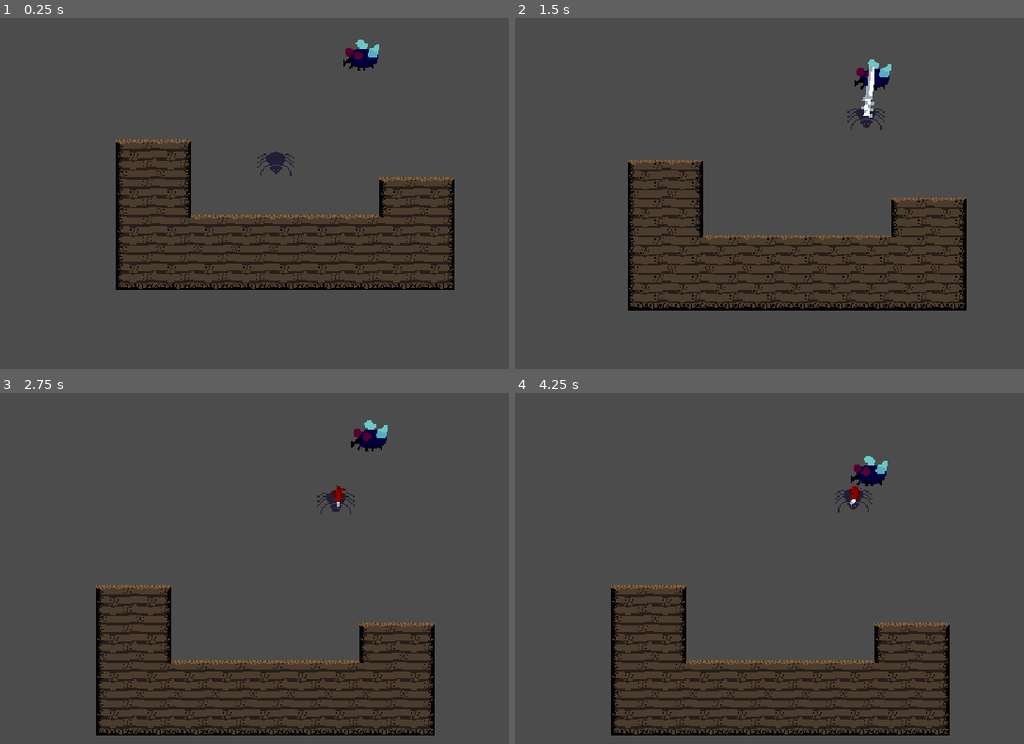
Above: before the commit, frames 1-4 (two rows, left to right).
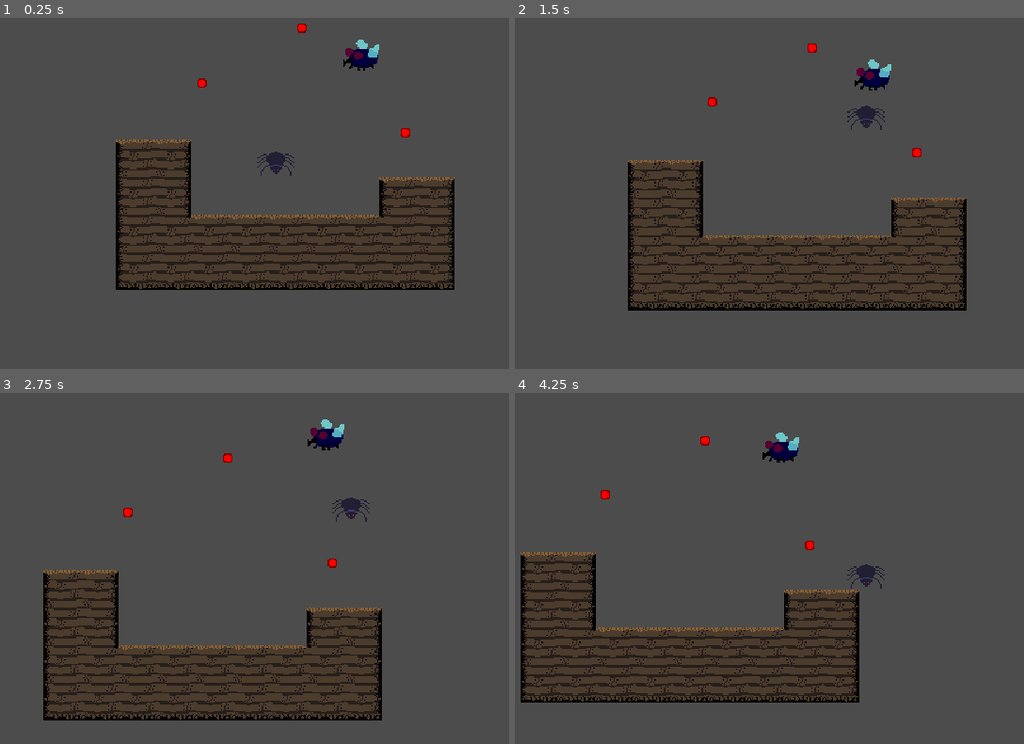
Above: after the commit, the same moments.

Repository: Heckin-Doggo/gmtk-game
Game: Godot game, scene res://levels/TestLevel.tscn
Two runs of this game, one before a commit and one after it. Both use one fixed random seed, a clock stepped at 60 frames per second and the inputs below.
Inputs (mouse positions are in pixels of both pictures, inside the frame that each line leads up to):
- Up to frame 1 (0.25 s): no input
- Up to frame 2 (1.5 s): move the mouse to (876, 53) at 0.52 s; click (876, 53) at 0.67 s; click (876, 53) at 1.42 s
- Up to frame 3 (2.75 s): move the mouse to (341, 487) at 2.02 s; click (341, 487) at 2.17 s
- Up to frame 4 (4.25 s): move the mouse to (856, 487) at 2.77 s; click (856, 487) at 2.92 s; move the mouse to (856, 487) at 3.52 s; click (856, 487) at 3.67 s

The runs differ from the first frame. In frame 1, 0.1% of the frame differs, in the area x 38-81%, y 1-35%; in frame 2, 0.3%; in frame 3, 23%; in frame 4, 29%, in the area x 1-86%, y 11-98%.

Commit message:
hook to pegs and flies only, better code I think, also only left click to add and remove hook

Diff:
--- a/game/Fly.gd
+++ b/game/Fly.gd
@@ -5,6 +5,8 @@
 var original_pos = position
 export var dampening = 10
 export var bounds = 5
+
+var connected_hook
 
 var additional_vector = Vector2.ZERO
 
@@ -15,6 +17,7 @@
 	$RandomMovementTimer.connect("timeout", self, "random_movement")
 	connect("mouse_entered", self, "_on_mouse_entered")
 	connect("mouse_exited", self, "_on_mouse_exited")
+	connect("input_event",  self, "_on_fly_input_event")
 
 
 # Called every frame. 'delta' is the elapsed time since the previous frame.
@@ -33,6 +36,9 @@
 	# clear additional vector
 	additional_vector = Vector2.ZERO
 
+	if connected_hook:
+		connected_hook.points[1] = position
+
 func random_movement():
 	var rand_force = Vector2((randf()-.5)*1000, (randf()-.5)*1000)
 	additional_vector = rand_force
@@ -43,3 +49,13 @@
 
 func _on_mouse_exited():
 	$AnimatedSprite.self_modulate = Color(1,1,1)
+
+func set_connected_hook(new_webhook):
+	connected_hook = new_webhook
+
+func _on_fly_input_event(viewport, event, shape_idx):
+	if event is InputEventMouseButton and event.pressed and event.button_index == BUTTON_LEFT and not connected_hook:
+			get_parent().create_webhook(self)
+	elif event is InputEventMouseButton and event.pressed and event.button_index == BUTTON_LEFT and connected_hook:
+		get_parent().delete_hook(connected_hook.get_index())
+		connected_hook = null
--- a/game/Player.gd
+++ b/game/Player.gd
@@ -23,19 +23,19 @@
 
 	set_applied_force((velocity + damp) * 2)
 
-#Adds a line2d webhook and adds it to the array of current webhooks
-func shoot_web(hook_position):
-	var new_webhook = Web.instance()
-
-	#set webhooks stuff
-	new_webhook.set_index(webhooks.size())
-	new_webhook.points[0] = position
-	new_webhook.points[1] = hook_position
-	new_webhook.set_click_position()
-
-	#adds the new webhook to world and the array
-	get_parent().add_child(new_webhook)
-	webhooks.append(new_webhook)
+##Adds a line2d webhook and adds it to the array of current webhooks
+#func shoot_web(hook_position):
+#	var new_webhook = Web.instance()
+#
+#	#set webhooks stuff
+#	new_webhook.set_index(webhooks.size())
+#	new_webhook.points[0] = position
+#	new_webhook.points[1] = hook_position
+#	new_webhook.set_click_position()
+#
+#	#adds the new webhook to world and the array
+#	get_parent().add_child(new_webhook)
+#	webhooks.append(new_webhook)
 
 func delete_hook(index):
 	#removes the webhook from the array
@@ -51,8 +51,12 @@
 
 	dead_hook.queue_free()
 
-func _unhandled_input(event):
-	if event is InputEventMouseButton:
-		if event.button_index == BUTTON_LEFT:
-			if event.pressed:  # make sure its actually pressed. prevent double click
-				shoot_web(get_global_mouse_position())
+func add_hook(new_webhook):
+	new_webhook.set_index(webhooks.size())
+	webhooks.append(new_webhook)
+
+#func _unhandled_input(event):
+#	if event is InputEventMouseButton:
+#		if event.button_index == BUTTON_LEFT:
+#			if event.pressed:  # make sure its actually pressed. prevent double click
+#				shoot_web(get_global_mouse_position())
--- /dev/null
+++ b/game/levels/TestLevel.gd
@@ -0,0 +1,20 @@
+extends Node2D
+
+var Web = preload("res://scenes/Webshot.tscn")
+onready var player = get_node("Player")
+
+func create_webhook(hooked_object):
+	var new_webhook = Web.instance()
+	#set webhooks stuff
+	new_webhook.points[0] = player.position
+	new_webhook.points[1] = hooked_object.position
+	new_webhook.set_click_position()
+
+	hooked_object.set_connected_hook(new_webhook)
+
+	#adds the new webhook to world and the player's array
+	add_child(new_webhook)
+	player.add_hook(new_webhook)
+
+func delete_hook(index):
+	player.delete_hook(index)
--- a/game/levels/TestLevel.tscn
+++ b/game/levels/TestLevel.tscn
@@ -1,8 +1,10 @@
-[gd_scene load_steps=26 format=2]
+[gd_scene load_steps=28 format=2]
 
 [ext_resource path="res://scenes/Player.tscn" type="PackedScene" id=1]
 [ext_resource path="res://assets/tilesets/WoodTileset.png" type="Texture" id=2]
 [ext_resource path="res://Fly.tscn" type="PackedScene" id=3]
+[ext_resource path="res://levels/TestLevel.gd" type="Script" id=4]
+[ext_resource path="res://scenes/Peg.tscn" type="PackedScene" id=5]
 
 [sub_resource type="ConvexPolygonShape2D" id=1]
 points = PoolVector2Array( 32, 32, 0, 32, 0, 0, 32, 0 )
@@ -220,6 +222,7 @@
 0/z_index = 0
 
 [node name="TestLevel" type="Node2D"]
+script = ExtResource( 4 )
 
 [node name="Player" parent="." instance=ExtResource( 1 )]
 position = Vector2( 296, 176 )
@@ -234,3 +237,12 @@
 cell_size = Vector2( 32, 32 )
 format = 1
 tile_data = PoolIntArray( 327685, 0, 0, 327686, 0, 2, 393221, 0, 65536, 393222, 0, 65538, 393228, 0, 0, 393229, 0, 2, 4 …(312 unchanged characters)…
+
+[node name="Peg" parent="." instance=ExtResource( 5 )]
+position = Vector2( 232.557, 111.526 )
+
+[node name="Peg2" parent="." instance=ExtResource( 5 )]
+position = Vector2( 317.505, 64.8041 )
+
+[node name="Peg3" parent="." instance=ExtResource( 5 )]
+position = Vector2( 406.229, 154 )
--- a/game/scenes/Peg.gd
+++ b/game/scenes/Peg.gd
@@ -1,9 +1,6 @@
 extends StaticBody2D
 
-
-# Declare member variables here. Examples:
-# var a = 2
-# var b = "text"
+var connected_hook
 signal peg_clicked
 
 
@@ -11,12 +8,16 @@
 func _ready():
 	connect("input_event",  self, "_on_Peg_input_event")
 
+func set_connected_hook(webhook):
+	connected_hook = webhook
 
 func _on_Peg_input_event(viewport, event, shape_idx):
-	if event is InputEventMouseButton and event.pressed and event.button_index == BUTTON_LEFT:
-		print("it work")
+	if event is InputEventMouseButton and event.pressed and event.button_index == BUTTON_LEFT and not connected_hook:
 		if $AnimatedSprite.animation == "off":
 			$AnimatedSprite.animation = "on"
 			emit_signal("peg_clicked", Vector2(position.x, position.y))
-		else:
-			$AnimatedSprite.animation = "off"
+			get_parent().create_webhook(self)
+	elif event is InputEventMouseButton and event.pressed and event.button_index == BUTTON_LEFT and connected_hook:
+		get_parent().delete_hook(connected_hook.get_index())
+		connected_hook = null
+		$AnimatedSprite.animation = "off"
--- a/game/scenes/Webshot.gd
+++ b/game/scenes/Webshot.gd
@@ -11,6 +11,9 @@
 #sets the index, see above
 func set_index(index_num):
 	index = index_num
+
+func get_index():
+	return index
 
 #highlights the hook
 func _on_Area2D_mouse_entered():
@@ -27,7 +30,7 @@
 	points[0] = new_position
 	set_click_position()
 
-func _unhandled_input(event):
-	if event is InputEventMouseButton:
-		if event.button_index == BUTTON_RIGHT and selectable:
-			get_parent().get_child(0).delete_hook(index)
+#func _unhandled_input(event):
+#	if event is InputEventMouseButton:
+#		if event.button_index == BUTTON_RIGHT and selectable:
+#			get_parent().delete_hook(index)
